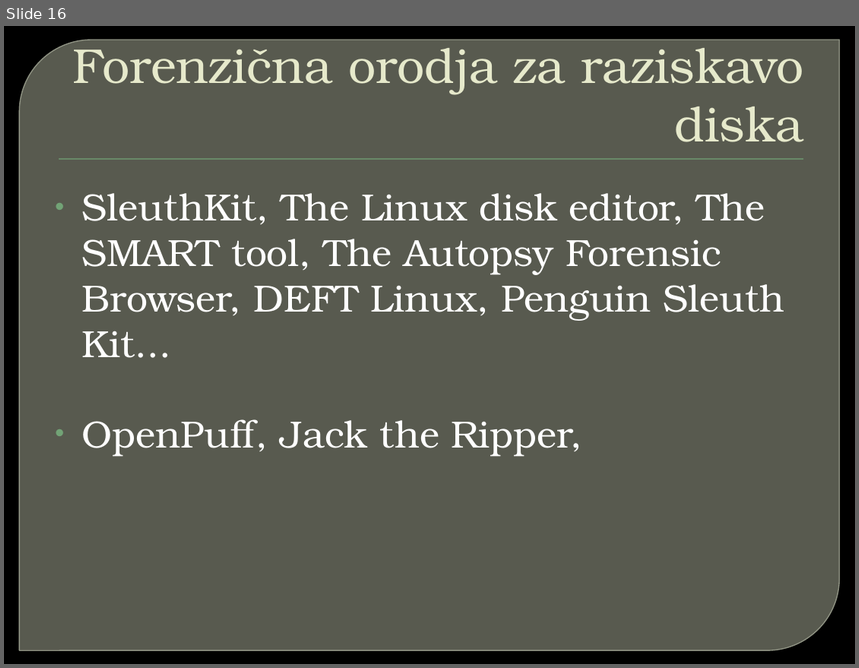
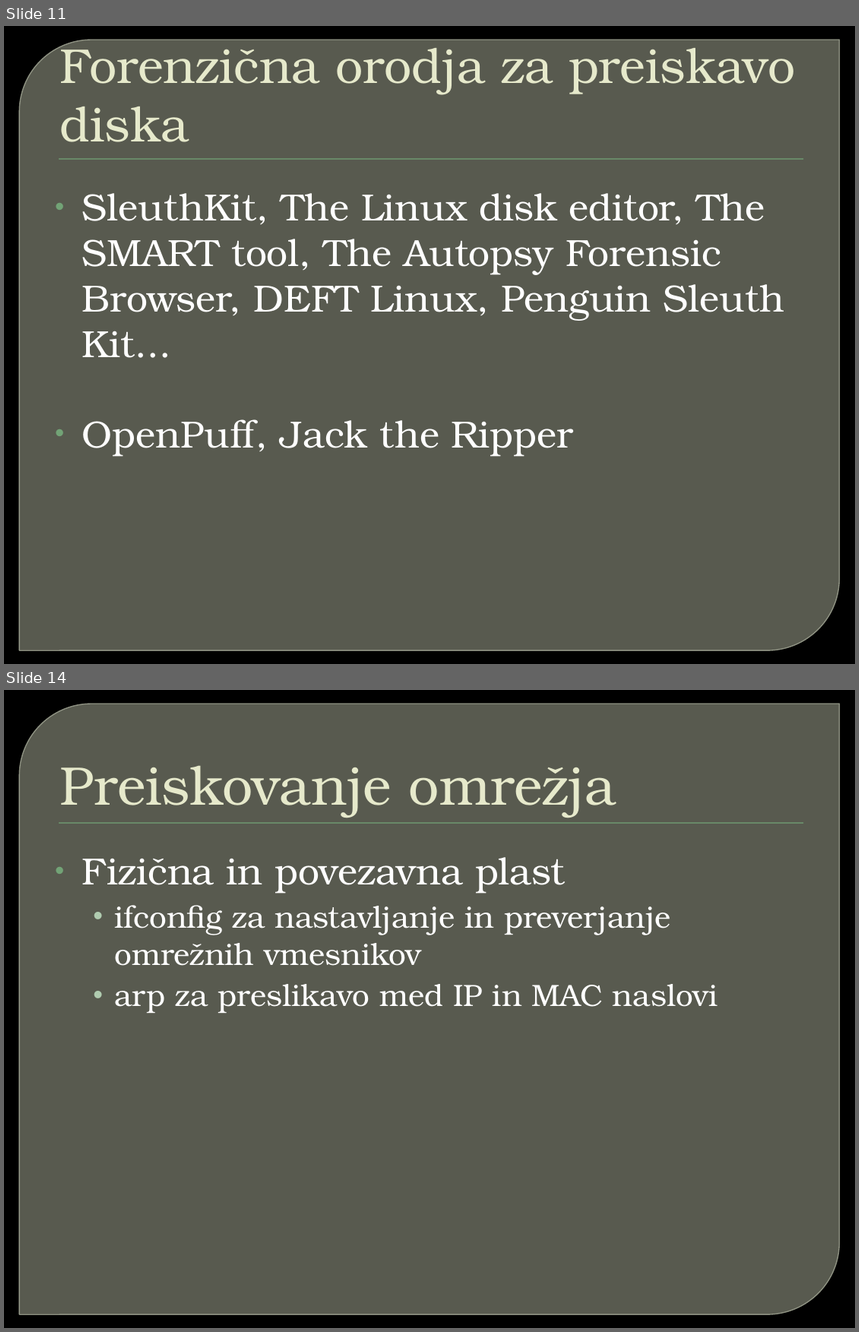
Before and after one commit to primus11/Digital-forensics, a slide deck: Forenzicna_analiza_OS_Linux.pptx. Shown one above the other, each under a label of ours: slide 16 before the commit, slides 11 and 14 after it; the slides between them are not shown. The pictures are 859x668 and 859x1332 pixels, drawn with LibreOffice and Linux fonts; fonts in the diff are those of the drawing; background and template pictures are left out. Boxes give left, top, right and bottom in pixels: in the first picture for what was removed or moved away, otherwise in the second. Text is boxed around its words. In the diff, an @@ line names an element or a change of style, - is before the commit and + after.

```diff
--- a/Forenzicna_analiza_OS_Linux.pptx
+++ b/Forenzicna_analiza_OS_Linux.pptx
@@ slide 14 added at (x1=4, y1=690, x2=855, y2=1328), background picture (left out); not listed: 2 template elements that a slide beside it also shows @@
@@ title added at (x1=60, y1=765, x2=617, y2=818), 46 pt, text #E7EACB @@
+Preiskovanje omrežja
@@ text added at (x1=82, y1=857, x2=718, y2=1013), 26 pt, text #FFFFFF @@
+• Fizična in povezavna plast
+  • ifconfig za nastavljanje in preverjanje omrežnih vmesnikov
+  • arp za preslikavo med IP in MAC naslovi
@@ what was slide 16 is now slide 11 @@
@@ slide 11 changed as well @@
@@ title at (x1=60, y1=37, x2=795, y2=142): text changed @@
-Forenzična orodja za raziskavo diska
+Forenzična orodja za preiskavo diska
@@ text at (x1=82, y1=420, x2=573, y2=457): text changed @@
-• OpenPuff, Jack the Ripper,
+• OpenPuff, Jack the Ripper
```
Also in this commit, not shown: 15 other slides changed, 5 other slides added, 1 other file.
